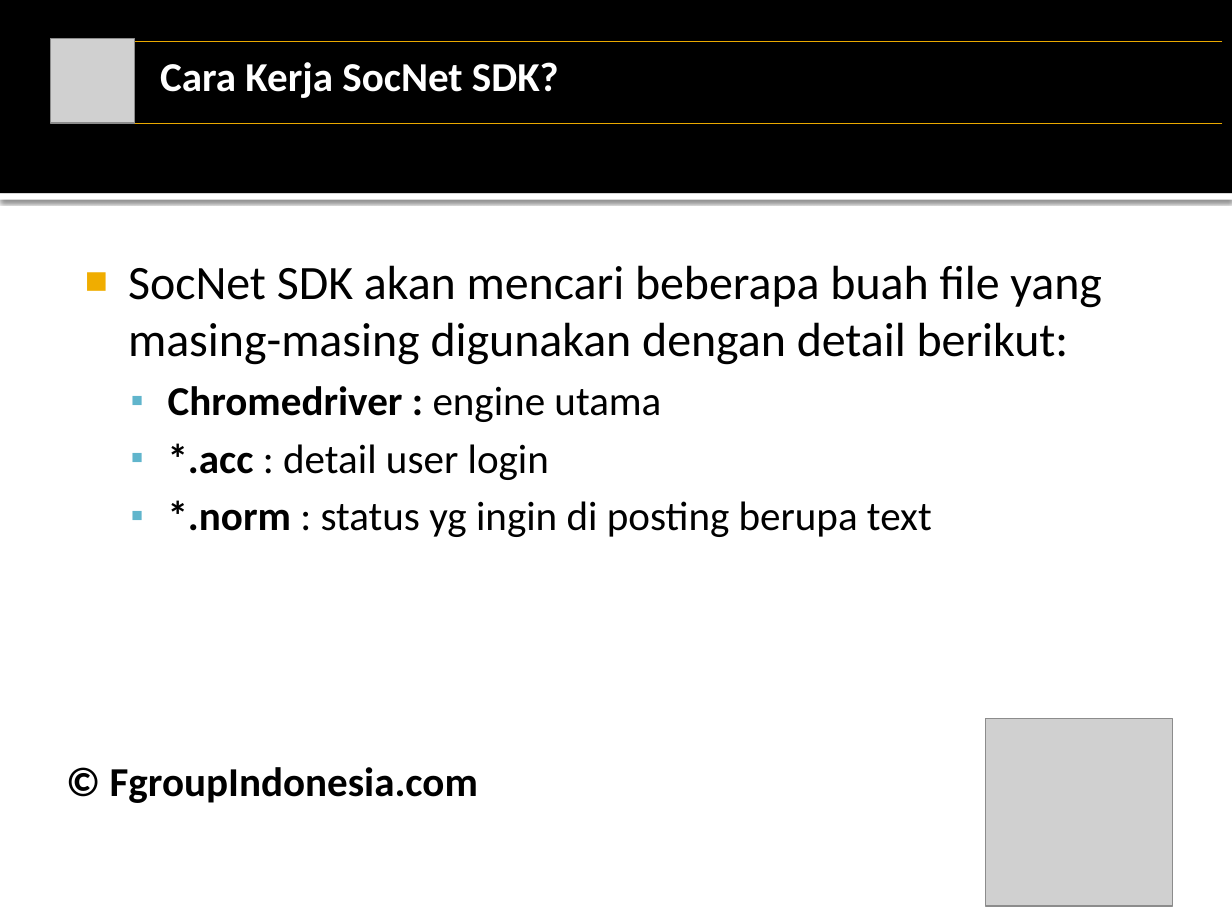
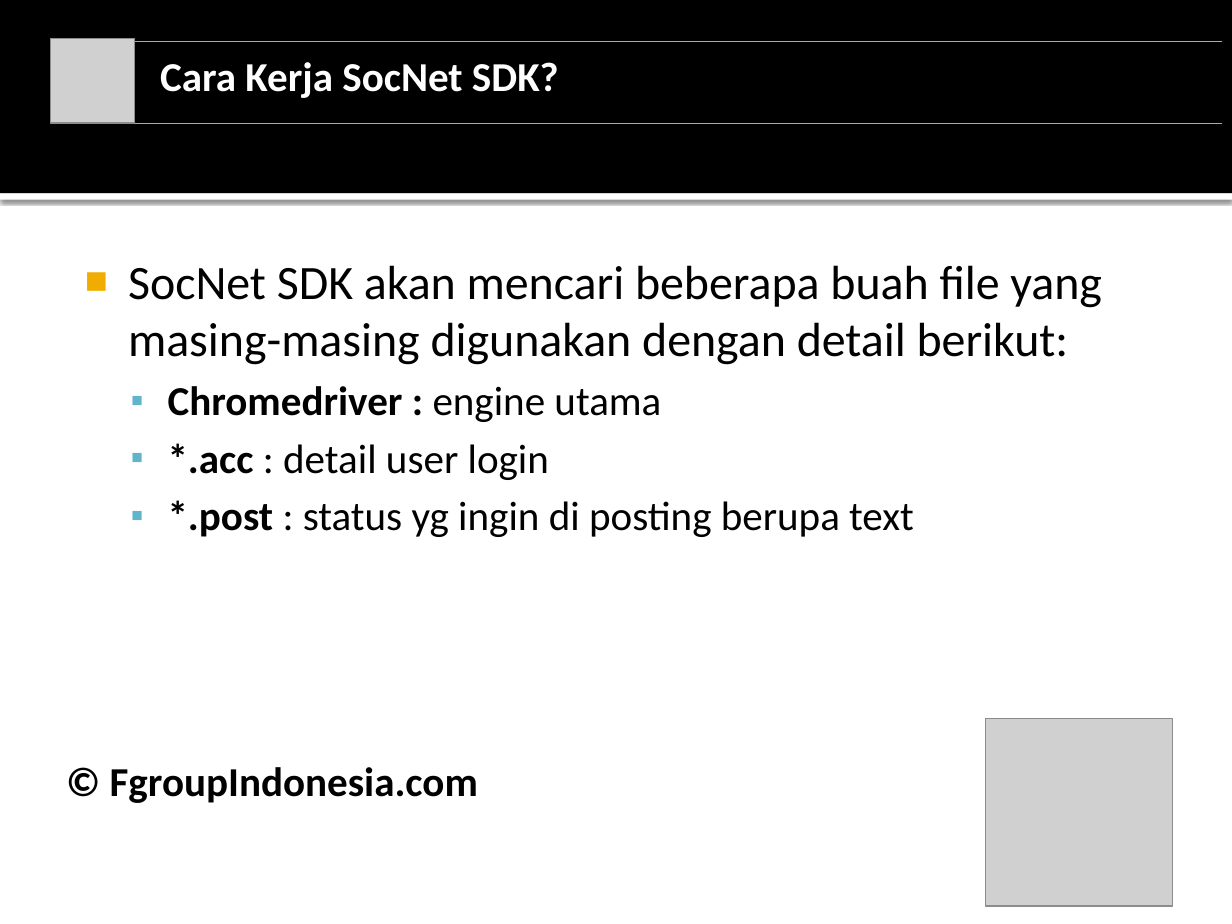
Before and after one commit to fgroupindonesia/socnetsdkv3, a slide deck: slide 6 of tutorials/non-developers/tutorials-non-developers-indonesia.pptx. Drawn at 1232x924 pixels with LibreOffice and Linux fonts; fonts in the diff are those of the drawing; grey boxes stand for pictures. Boxes give left, top, right and bottom in pixels: in the first picture for what was removed or moved away, otherwise in the second. Text is boxed around its words. In the diff, an @@ line names an element or a change of style, - is before the commit and + after.

```diff
--- a/tutorials/non-developers/tutorials-non-developers-indonesia.pptx
+++ b/tutorials/non-developers/tutorials-non-developers-indonesia.pptx
@@ text at [168, 500, 914, 537]: text changed @@
-  ▪ *.norm : status yg ingin di posting berupa text
+  ▪ *.post : status yg ingin di posting berupa text
```
Also in this commit, not shown: 8 other slides changed, 2 other files.
